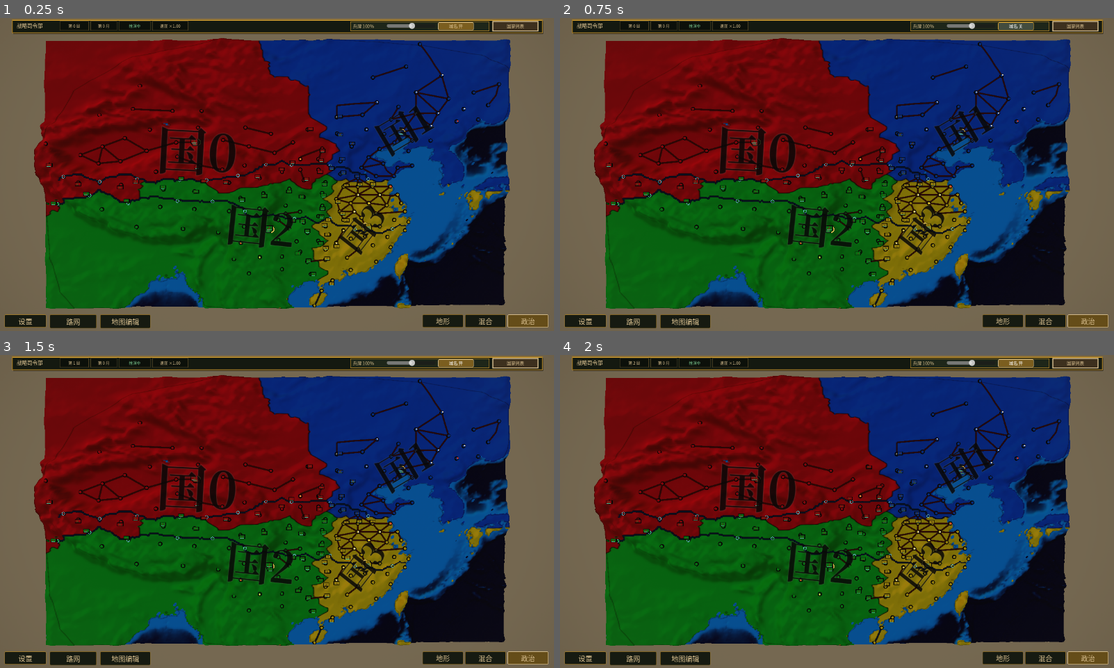
Above: before the commit, frames 1-4 (two rows, left to right).
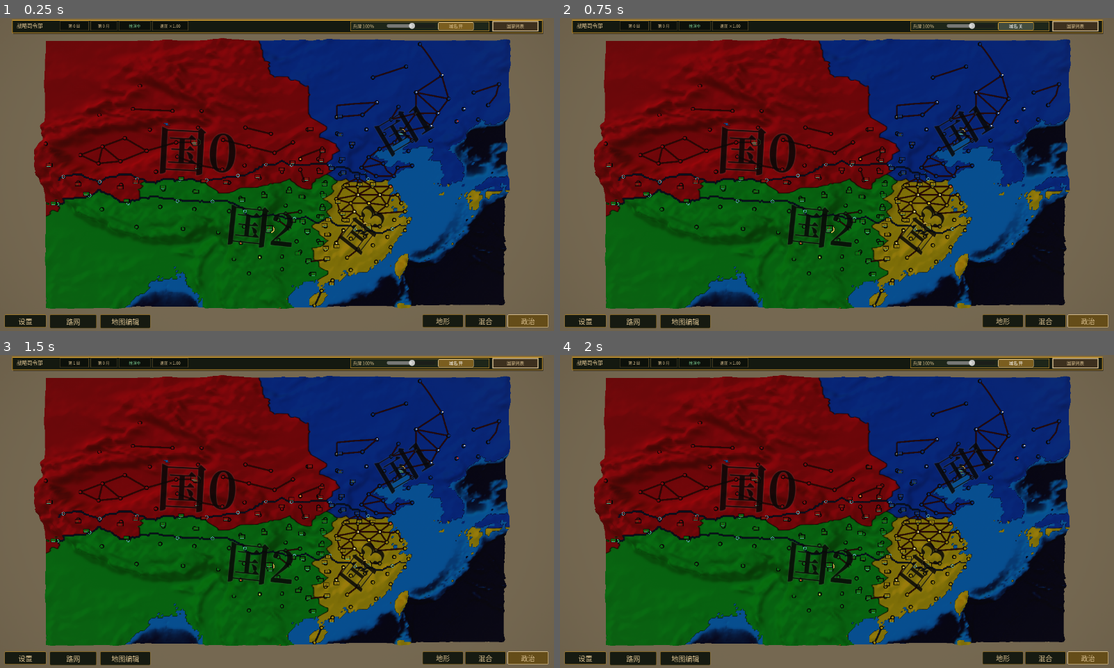
Above: after the commit, the same moments.

Repository: milkmilki/wargame
Game: Godot game, scene res://main.tscn
Two runs of this game, one before a commit and one after it. Both use one fixed random seed, a clock stepped at 60 frames per second and the inputs below.
Inputs:
- Up to frame 1 (0.25 s): no input
- Up to frame 2 (0.75 s): click "城名 开" at 0.5 s
- Up to frame 3 (1.5 s): click "城名 关" at 1.25 s
- Up to frame 4 (2 s): no input

The runs differ from the first frame. In frame 1, 0.7% of the frame differs, in the area x 6-92%, y 6-93%; in frame 2, 0.7%; in frame 3, 0.7%; in frame 4, 0.7%.

Commit message:
fix: align coast ink with terrain contour
Co-authored-by: TRAE CLI <traecli@bytedance.com>

Diff:
--- a/scripts/view/strategic_map_3d.gd
+++ b/scripts/view/strategic_map_3d.gd
@@ -80,7 +80,6 @@
 var _province_texture: ImageTexture
 var _diplomatic_boundary_texture: ImageTexture
 var _province_boundary_texture: ImageTexture
-var _coast_boundary_texture: ImageTexture
 var _political_fill_signature := PackedInt64Array()
 var _boundary_topology := {}
 var _province_topology_ids := PackedInt32Array()
@@ -739,7 +738,6 @@
 		state, geometry
 	)
 	var province_boundary_image: Image = null
-	var coast_boundary_image: Image = null
 	if topology_changed or _province_boundary_texture == null:
 		province_boundary_image = MapRenderer._rasterize_soft_boundary_layer(
 			geometry["province"], output_size, MapRenderer.LOCAL_BOUNDARY_INK,
@@ -749,22 +747,12 @@
 		_province_boundary_texture = ImageTexture.create_from_image(
 			province_boundary_image
 		)
-	if topology_changed or _coast_boundary_texture == null:
-		coast_boundary_image = MapRenderer._rasterize_soft_boundary_layer(
-			geometry["coast"], output_size, MapRenderer.LOCAL_BOUNDARY_INK,
-			MapRenderer.LOCAL_BOUNDARY_WIDTH_PX, MapRenderer.BOUNDARY_FEATHER_PX
-		)
-		coast_boundary_image.generate_mipmaps()
-		_coast_boundary_texture = ImageTexture.create_from_image(
-			coast_boundary_image
-		)
 	if diplomatic_boundary_image != null and not diplomatic_boundary_image.is_empty():
 		_diplomatic_boundary_texture = ImageTexture.create_from_image(
 			diplomatic_boundary_image
 		)
 		_terrain.set_boundary_textures(
-			_province_boundary_texture, _coast_boundary_texture,
-			_diplomatic_boundary_texture
+			_province_boundary_texture, _diplomatic_boundary_texture
 		)
 		_update_boundary_lod()
 	# Political fill and political boundaries now share one terrain material
--- a/scripts/view/terrain/strategic_terrain.gdshader
+++ b/scripts/view/terrain/strategic_terrain.gdshader
@@ -3,7 +3,6 @@
 
 uniform sampler2D province_texture : source_color, filter_nearest;
 uniform sampler2D province_boundary_texture : source_color, filter_linear_mipmap_anisotropic, repeat_disable;
-uniform sampler2D coast_boundary_texture : source_color, filter_linear_mipmap_anisotropic, repeat_disable;
 uniform sampler2D diplomatic_boundary_texture : source_color, filter_linear_mipmap_anisotropic, repeat_disable;
 uniform sampler2D surface_texture : source_color, filter_linear_mipmap_anisotropic;
 uniform vec2 height_source_origin = vec2(0.0);
@@ -12,6 +11,9 @@
 uniform float province_boundary_strength : hint_range(0.0, 1.0) = 1.0;
 uniform float coast_boundary_strength : hint_range(0.0, 1.0) = 1.0;
 uniform float diplomatic_boundary_strength : hint_range(0.0, 1.0) = 1.0;
+uniform float local_boundary_alpha : hint_range(0.0, 1.0) = 0.52;
+uniform float local_boundary_core_radius_px = 0.425;
+uniform float local_boundary_outer_radius_px = 0.845;
 uniform float ocean_height_threshold = 0.0;
 uniform float sea_floor_height = -2.2;
 uniform vec3 political_land_base_color : source_color = vec3(0.82, 0.82, 0.80);
@@ -29,7 +31,6 @@
 void fragment() {
 	vec2 source_uv = height_source_origin + UV * height_source_size;
 	vec4 province_boundary = texture(province_boundary_texture, UV);
-	vec4 coast_boundary = texture(coast_boundary_texture, UV);
 	vec4 diplomatic_boundary = texture(diplomatic_boundary_texture, UV);
 	float hard_land = step(ocean_height_threshold, terrain_elevation);
 	vec3 final_color;
@@ -73,7 +74,26 @@
 		province_boundary.a * province_boundary_strength * hard_land
 		* (1.0 - smoothstep(0.01, 0.18, diplomatic_boundary.a))
 	);
-	float coast_ink = coast_boundary.a * coast_boundary_strength;
+	// Coast and political fill must use the exact same geometry truth. Normalize
+	// the interpolated mesh elevation by its screen derivative, producing the
+	// same core width, feather and maximum ink as a local province boundary.
+	// The derivative gate prevents broad, quantized 0m land plateaus from being
+	// mistaken for coastline.
+	float coast_gradient = fwidth(terrain_elevation);
+	float coast_domain_crossing = step(0.000001, fwidth(hard_land));
+	float coast_distance_px = abs(
+		terrain_elevation - ocean_height_threshold
+	) / max(coast_gradient, 0.000001);
+	float coast_coverage = (
+		1.0 - smoothstep(
+			local_boundary_core_radius_px,
+			local_boundary_outer_radius_px,
+			coast_distance_px
+		)
+	) * step(0.000001, coast_gradient) * coast_domain_crossing;
+	float coast_ink = (
+		coast_coverage * local_boundary_alpha * coast_boundary_strength
+	);
 	// Ink is multiplicative: it can only darken the underlying paper/terrain,
 	// never turn a red or blue province edge into a light gray lit ribbon.
 	final_color *= 1.0 - province_ink * 0.76;
--- a/scripts/view/terrain/strategic_terrain_renderer.gd
+++ b/scripts/view/terrain/strategic_terrain_renderer.gd
@@ -60,14 +60,12 @@
 
 func set_boundary_textures(
 	province_texture: Texture2D,
-	coast_texture: Texture2D,
 	diplomatic_texture: Texture2D
 ) -> void:
 	_ensure_render_nodes()
 	_material.set_shader_parameter(
 		"province_boundary_texture", province_texture
 	)
-	_material.set_shader_parameter("coast_boundary_texture", coast_texture)
 	_material.set_shader_parameter(
 		"diplomatic_boundary_texture", diplomatic_texture
 	)
@@ -169,7 +167,7 @@
 			var altitude := TerrainMapGenerator.packed_altitude(pixel)
 			var discrete_height := clampi(
 				int(round(altitude * float(height_steps))),
-				0,
+				1,
 				height_steps
 			)
 			_height_samples[z * resolution.x + x] = (
@@ -295,6 +293,18 @@
 		)
 		_material.set_shader_parameter(
 			"sea_floor_height", SEA_FLOOR_HEIGHT
+		)
+		_material.set_shader_parameter(
+			"local_boundary_alpha", MapRenderer.LOCAL_BOUNDARY_INK.a
+		)
+		_material.set_shader_parameter(
+			"local_boundary_core_radius_px",
+			MapRenderer.LOCAL_BOUNDARY_WIDTH_PX * 0.5
+		)
+		_material.set_shader_parameter(
+			"local_boundary_outer_radius_px",
+			MapRenderer.LOCAL_BOUNDARY_WIDTH_PX * 0.5
+				+ MapRenderer.BOUNDARY_FEATHER_PX
 		)
 	_mesh_instance.material_override = _material
 
--- a/tests/coast_fringe_visual.gd
+++ b/tests/coast_fringe_visual.gd
@@ -34,9 +34,23 @@
 	await process_frame
 	await process_frame
 	var frame := root.get_texture().get_image()
+	# Difference the exact production render with coast ink disabled. A valid
+	# coastline must darken pixels on the same interpolated 0m mesh contour that
+	# controls political land/sea fill; a province-raster coast would miss many
+	# of these samples even if it happened to avoid a bright fringe.
+	map_3d._terrain.set_boundary_lod(0.0, 0.0, 0.0)
+	await process_frame
+	await process_frame
+	var frame_without_coast := root.get_texture().get_image()
+	map_3d._terrain.set_boundary_lod(0.0, 1.0, 0.0)
+	await process_frame
+	await process_frame
+	frame = root.get_texture().get_image()
 	var packed := (load(GameState.terrain_map_path()) as Texture2D).get_image()
 	var bright_gray := 0
 	var coast_samples := 0
+	var aligned_contour_samples := 0
+	var aligned_contour_inked := 0
 	var sampled_screen_pixels := {}
 	for y in range(1, packed.get_height() - 1, 8):
 		for x in range(1, packed.get_width() - 1, 8):
@@ -69,15 +83,118 @@
 					# neutral pixel within two screen pixels of 0m is leaked primer.
 					if color.v > 0.48 and color.s < 0.32:
 						bright_gray += 1
-	if coast_samples <= 0 or bright_gray > 0:
+	var mesh_resolution := map_3d._terrain.resolution
+	var negative_mesh_heights := 0
+	var nonnegative_mesh_heights := 0
+	var horizontal_crossings := 0
+	var vertical_crossings := 0
+	for mesh_height in map_3d._terrain._height_samples:
+		if mesh_height < 0.0:
+			negative_mesh_heights += 1
+		else:
+			nonnegative_mesh_heights += 1
+	for grid_y in range(mesh_resolution.y):
+		for grid_x in range(mesh_resolution.x - 1):
+			var left_index := grid_y * mesh_resolution.x + grid_x
+			var right_index := left_index + 1
+			if (map_3d._terrain._height_samples[left_index] >= 0.0) != (map_3d._terrain._height_samples[right_index] >= 0.0):
+				horizontal_crossings += 1
+			var horizontal_result := _measure_mesh_contour_sample(
+				map_3d, frame, frame_without_coast, grid_x, grid_y,
+				grid_x + 1, grid_y, left_index, right_index
+			)
+			if horizontal_result > 0:
+				aligned_contour_samples += 1
+				if horizontal_result > 1:
+					aligned_contour_inked += 1
+	for grid_y in range(mesh_resolution.y - 1):
+		for grid_x in range(mesh_resolution.x):
+			var top_index := grid_y * mesh_resolution.x + grid_x
+			var bottom_index := top_index + mesh_resolution.x
+			if (map_3d._terrain._height_samples[top_index] >= 0.0) != (map_3d._terrain._height_samples[bottom_index] >= 0.0):
+				vertical_crossings += 1
+			var vertical_result := _measure_mesh_contour_sample(
+				map_3d, frame, frame_without_coast, grid_x, grid_y,
+				grid_x, grid_y + 1, top_index, bottom_index
+			)
+			if vertical_result > 0:
+				aligned_contour_samples += 1
+				if vertical_result > 1:
+					aligned_contour_inked += 1
+	var aligned_ratio := (
+		float(aligned_contour_inked) / float(maxi(aligned_contour_samples, 1))
+	)
+	if (
+		coast_samples <= 0
+		or bright_gray > 0
+		or aligned_contour_samples < 100
+		or aligned_ratio < 0.80
+	):
 		var output := OS.get_environment("WW_VISUAL_OUTPUT")
 		if not output.is_empty():
 			frame.save_png(output)
-		push_error("COAST_FRINGE_FAILED samples=%d bright_gray=%d" % [coast_samples, bright_gray])
+		push_error("COAST_FRINGE_FAILED samples=%d bright_gray=%d contour=%d inked=%d ratio=%.3f mesh_neg=%d mesh_land=%d hcross=%d vcross=%d" % [coast_samples, bright_gray, aligned_contour_samples, aligned_contour_inked, aligned_ratio, negative_mesh_heights, nonnegative_mesh_heights, horizontal_crossings, vertical_crossings])
 		quit(1)
 		return
-	print("COAST_FRINGE_OK samples=", coast_samples, " bright_gray=", bright_gray)
+	print("COAST_FRINGE_OK samples=%d bright_gray=%d contour=%d inked=%d ratio=%.3f" % [coast_samples, bright_gray, aligned_contour_samples, aligned_contour_inked, aligned_ratio])
 	map_3d.free()
 	overlay.free()
 	simulation.free()
 	quit(0)
+
+
+func _measure_mesh_contour_sample(
+	map_3d: StrategicMap3D,
+	frame: Image,
+	frame_without_coast: Image,
+	x0: int, y0: int, x1: int, y1: int,
+	index0: int, index1: int
+) -> int:
+	var height0 := map_3d._terrain._height_samples[index0]
+	var height1 := map_3d._terrain._height_samples[index1]
+	var side0 := height0 >= 0.0
+	var side1 := height1 >= 0.0
+	if side0 == side1:
+		return 0
+	var denominator := height0 - height1
+	if is_zero_approx(denominator):
+		return 0
+	var ratio := clampf(height0 / denominator, 0.0, 1.0)
+	var resolution := map_3d._terrain.resolution
+	var uv0 := Vector2(
+		float(x0) / float(resolution.x - 1),
+		float(y0) / float(resolution.y - 1)
+	)
+	var uv1 := Vector2(
+		float(x1) / float(resolution.x - 1),
+		float(y1) / float(resolution.y - 1)
+	)
+	var uv := uv0.lerp(uv1, ratio)
+	var world := Vector3(
+		(uv.x - 0.5) * map_3d._terrain.world_size.x,
+		0.0,
+		(uv.y - 0.5) * map_3d._terrain.world_size.y
+	)
+	var screen := map_3d._camera.unproject_position(world)
+	var center := Vector2i(int(round(screen.x)), int(round(screen.y)))
+	var inked := false
+	for screen_y in range(center.y - 1, center.y + 2):
+		for screen_x in range(center.x - 1, center.x + 2):
+			if (
+				screen_x < 0 or screen_y < 0
+				or screen_x >= frame.get_width()
+				or screen_y >= frame.get_height()
+			):
+				continue
+			var with_coast := frame.get_pixel(screen_x, screen_y)
+			var without_coast := frame_without_coast.get_pixel(screen_x, screen_y)
+			if (
+				without_coast.r - with_coast.r > 0.008
+				or without_coast.g - with_coast.g > 0.008
+				or without_coast.b - with_coast.b > 0.008
+			):
+				inked = true
+				break
+		if inked:
+			break
+	return 2 if inked else 1
--- a/tests/terrain_3d_smoke.gd
+++ b/tests/terrain_3d_smoke.gd
@@ -40,6 +40,7 @@
 	)
 	var first_land_count := map_3d._terrain.land_cell_count()
 	var negative_water_samples := 0
+	var zero_height_samples := 0
 	var shallow_water_samples := 0
 	var deep_water_samples := 0
 	for height in first_height_samples:
@@ -49,6 +50,8 @@
 				shallow_water_samples += 1
 			elif height < -0.55:
 				deep_water_samples += 1
+		elif is_zero_approx(height):
+			zero_height_samples += 1
 	map_3d._terrain.generate_from_height_texture(
 		load(GameState.terrain_map_path()) as Texture2D,
 		state.map_source_region_normalized,
@@ -153,16 +156,12 @@
 	var canvas_fill: Image = political_canvas["fill"]
 	var terrain_fill: Image = political_canvas["terrain_fill"]
 	var province_boundaries: Image = political_canvas["province_boundaries"]
-	var coast_boundaries: Image = political_canvas["coast_boundaries"]
 	var diplomatic_boundaries: Image = political_canvas["diplomatic_boundaries"]
 	var province_boundary_max_alpha := 0.0
-	var coast_boundary_max_alpha := 0.0
 	var diplomatic_boundary_max_alpha := 0.0
 	var province_boundary_pixels := 0
-	var coast_boundary_pixels := 0
 	var diplomatic_boundary_pixels := 0
 	var province_has_feather := false
-	var coast_has_feather := false
 	var diplomatic_has_feather := false
 	var terrain_fill_covers_land := true
 	for fill_y in range(canvas_fill.get_height()):
@@ -186,7 +185,6 @@
 			boundary_sampler_lines += 1
 	for image_entry in [
 		[province_boundaries, "province"],
-		[coast_boundaries, "coast"],
 		[diplomatic_boundaries, "diplomatic"],
 	]:
 		var boundary_image: Image = image_entry[0]
@@ -201,9 +199,6 @@
 					if image_entry[1] == "province":
 						province_boundary_pixels += 1
 						province_has_feather = province_has_feather or alpha < 0.45
-					elif image_entry[1] == "coast":
-						coast_boundary_pixels += 1
-						coast_has_feather = coast_has_feather or alpha < 0.45
 					else:
 						diplomatic_boundary_pixels += 1
 						diplomatic_has_feather = (
@@ -211,8 +206,6 @@
 						)
 		if image_entry[1] == "province":
 			province_boundary_max_alpha = maximum
-		elif image_entry[1] == "coast":
-			coast_boundary_max_alpha = maximum
 		else:
 			diplomatic_boundary_max_alpha = maximum
 	var zero_meter_city_boundary: PackedVector2Array = (
@@ -231,14 +224,12 @@
 	var lod_overview := StrategicMap3D.boundary_lod_strengths(92.0)
 	var fill_before_diplomacy_refresh := map_3d._province_texture
 	var province_boundary_before_refresh := map_3d._province_boundary_texture
-	var coast_boundary_before_refresh := map_3d._coast_boundary_texture
 	map_3d._update_province_visuals()
 	var diplomacy_refresh_kept_fill := (
 		map_3d._province_texture == fill_before_diplomacy_refresh
 	)
 	var dynamic_refresh_kept_static_boundaries := (
 		map_3d._province_boundary_texture == province_boundary_before_refresh
-		and map_3d._coast_boundary_texture == coast_boundary_before_refresh
 	)
 	var topology_refresh_rebuilds_fill := false
 	var topology_refresh_rebuilds_static_boundaries := false
@@ -247,14 +238,12 @@
 		map_3d._province_topology_ids[0] = saved_topology_id - 1
 		var fill_before_topology_refresh := map_3d._province_texture
 		var province_before_topology_refresh := map_3d._province_boundary_texture
-		var coast_before_topology_refresh := map_3d._coast_boundary_texture
 		map_3d._update_province_visuals()
 		topology_refresh_rebuilds_fill = (
 			map_3d._province_texture != fill_before_topology_refresh
 		)
 		topology_refresh_rebuilds_static_boundaries = (
 			map_3d._province_boundary_texture != province_before_topology_refresh
-			and map_3d._coast_boundary_texture != coast_before_topology_refresh
 		)
 	overlay._ensure_province_visual_cache()
 	var overlay_fill_before_diplomacy_refresh := overlay._province_texture
@@ -428,30 +417,24 @@
 			and map_3d._boundary_topology.size() > 0
 			and map_3d._diplomatic_boundary_texture != null
 			and map_3d._province_boundary_texture != null
-			and map_3d._coast_boundary_texture != null
 			and map_3d._diplomatic_boundary_texture.get_size()
 				== map_3d._province_texture.get_size()
 			and map_3d._province_boundary_texture.get_size()
 				== map_3d._province_texture.get_size()
-			and map_3d._coast_boundary_texture.get_size()
-				== map_3d._province_texture.get_size()
 			and terrain_shader_code.contains("diplomatic_boundary_texture")
 			and terrain_shader_code.contains("province_boundary_texture")
-			and terrain_shader_code.contains("coast_boundary_texture")
+			and not terrain_shader_code.contains("coast_boundary_texture")
 			and terrain_shader_code.contains(
 				"1.0 - smoothstep(0.01, 0.18, diplomatic_boundary.a)"
 			)
-			and boundary_sampler_lines == 3
+			and boundary_sampler_lines == 2
 			and map_3d._boundaries.mesh == null
 			and province_boundaries.get_size() == canvas_fill.get_size()
-			and coast_boundaries.get_size() == canvas_fill.get_size()
 			and diplomatic_boundaries.get_size() == canvas_fill.get_size()
 			and terrain_fill_covers_land
 			and province_boundaries.has_mipmaps()
-			and coast_boundaries.has_mipmaps()
 			and diplomatic_boundaries.has_mipmaps()
 			and map_3d._province_boundary_texture.get_image().has_mipmaps()
-			and map_3d._coast_boundary_texture.get_image().has_mipmaps()
 			and map_3d._diplomatic_boundary_texture.get_image().has_mipmaps()
 			and diplomacy_refresh_kept_fill
 			and dynamic_refresh_kept_static_boundaries
@@ -498,7 +481,7 @@
 		),
 		"strict_zero_meter_coast": terrain_shader_code.contains(
 			"strictly below the 0m contour"
-		),
+		) and zero_height_samples == 0,
 		"overview_angle": absf(
 			overview_angle
 				- StrategicMap3D.CAMERA_OVERVIEW_NORMAL_ANGLE_DEGREES
@@ -536,24 +519,43 @@
 				== state.province_map_size.y
 					* MapRenderer.PROVINCE_VISUAL_SUPERSAMPLE
 		),
-		# 海岸与城市边界共享平滑 coverage 样式，高程只保留海陆遮罩，
-		# 不再额外生成第二条 0m contour。
+		# 3D 海岸与政治上色共享 terrain_elevation 的同一条 0m 等值线，
+		# 但复用省界的墨量、线芯和羽化参数；省份栅格海岸不得再上传。
 		"unified_coast_boundary_style": (
 			not zero_meter_city_boundary.is_empty()
 			and zero_meter_city_boundary.size() % 2 == 0
-			and not terrain_shader_code.contains("coast_band")
-			and not terrain_shader_code.contains("contour_distance")
+			and terrain_shader_code.contains("fwidth(terrain_elevation)")
+			and terrain_shader_code.contains("coast_distance_px")
+			and terrain_shader_code.contains("step(0.000001, coast_gradient)")
+			and terrain_shader_code.contains("fwidth(hard_land)")
+			and terrain_shader_code.contains("coast_domain_crossing")
+			and terrain_shader_code.contains(
+				"terrain_elevation - ocean_height_threshold"
+			)
 			and terrain_shader_code.contains("coast_boundary_strength")
-			and is_equal_approx(
-				province_boundary_max_alpha, coast_boundary_max_alpha
-			)
+			and is_equal_approx(float(terrain_material.get_shader_parameter(
+				"local_boundary_alpha"
+			)), MapRenderer.LOCAL_BOUNDARY_INK.a)
+			and is_equal_approx(float(terrain_material.get_shader_parameter(
+				"local_boundary_core_radius_px"
+			)), MapRenderer.LOCAL_BOUNDARY_WIDTH_PX * 0.5)
+			and is_equal_approx(float(terrain_material.get_shader_parameter(
+				"local_boundary_outer_radius_px"
+			)), (
+				MapRenderer.LOCAL_BOUNDARY_WIDTH_PX * 0.5
+					+ MapRenderer.BOUNDARY_FEATHER_PX
+			))
+			and terrain_shader_code.count(
+				"final_color *= 1.0 - "
+			) == 2
+			and absf(
+				province_boundary_max_alpha - MapRenderer.LOCAL_BOUNDARY_INK.a
+			) < 0.01
 			and province_boundary_max_alpha <= 0.53
 			and diplomatic_boundary_max_alpha <= 0.73
 			and province_boundary_pixels > 0
-			and coast_boundary_pixels > 0
 			and diplomatic_boundary_pixels > 0
 			and province_has_feather
-			and coast_has_feather
 			and diplomatic_has_feather
 		),
 		"boundary_lod": (
